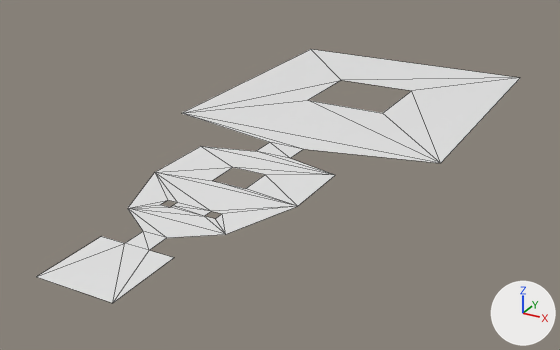
Before and after pictures for a commit that changed the Blender file Assets/Assents/Level/Level Creator/Level 1_Final.blend.
Rendered twice from a 50 mm camera at (29.9, -31.8, 24.8) aimed at (-0.7, 23.8, -3.0). The axes (+X, +Y, +Z) are drawn at lower right. The lights are the same throughout. Mesh edges are drawn as thin lines.

Objects in the first picture: 'Level'.
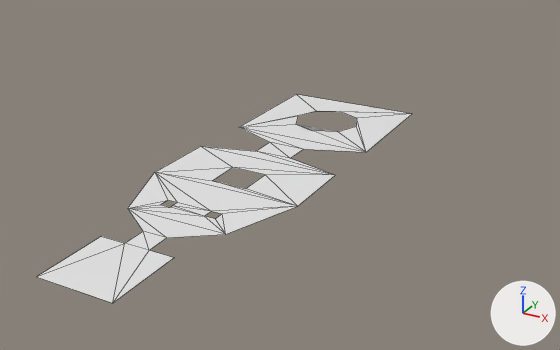
Where the change shows, as pixel boxes (x1, y1, x2, y2) in the pictures (560 x 350 px; the box of a moved part takes in the faces that stretch with it):
'Level', reshaped (23% narrower, 18% shorter): before (37, 49, 520, 303); after (37, 94, 411, 303)
part 1 of me_plane_001, moved or reshaped: before (182, 49, 520, 163); after (239, 94, 411, 152)

The change, as a list of edits to the scene's bpy script:
```text
Change me_plane_001:
    used by ob_level; location = (0.0, 0.0, 0.0); scale = (3.0, 3.0, 3.0)
    remove me_plane_001.from_pydata(...)  # 39 vertices, 45 faces; spans x -4.3..4.3, y -1.0..18.1, z 0.0
    add me_plane_001.from_pydata(...)  # 43 vertices, 48 faces; spans x -2.1..2.2, y -1.0..12.3, z 0.0
    me_plane_001 part 1
    5 vertices are removed from x -4.3..4.3, y 11.9..18.1, z 0.0
    8 faces are deleted
    3 vertices move from x -4.3..4.3, y 8.8..14.6, z 0.0 to x -2.0..2.2, y 8.5..11.1, z 0.0
    9 vertices are added at x -2.0..2.2, y 9.3..12.3, z 0.0
    11 new faces join them
```
